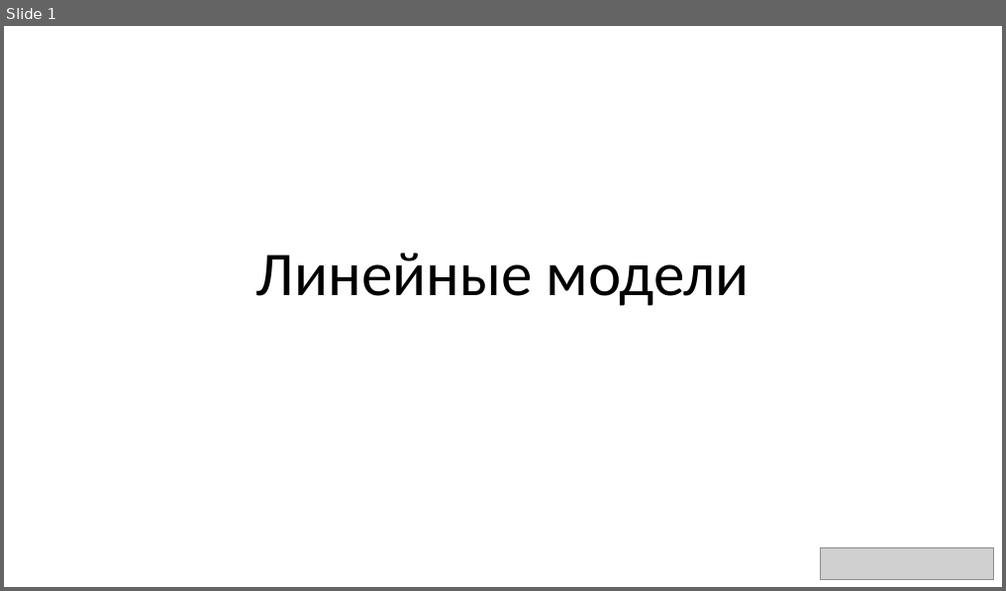
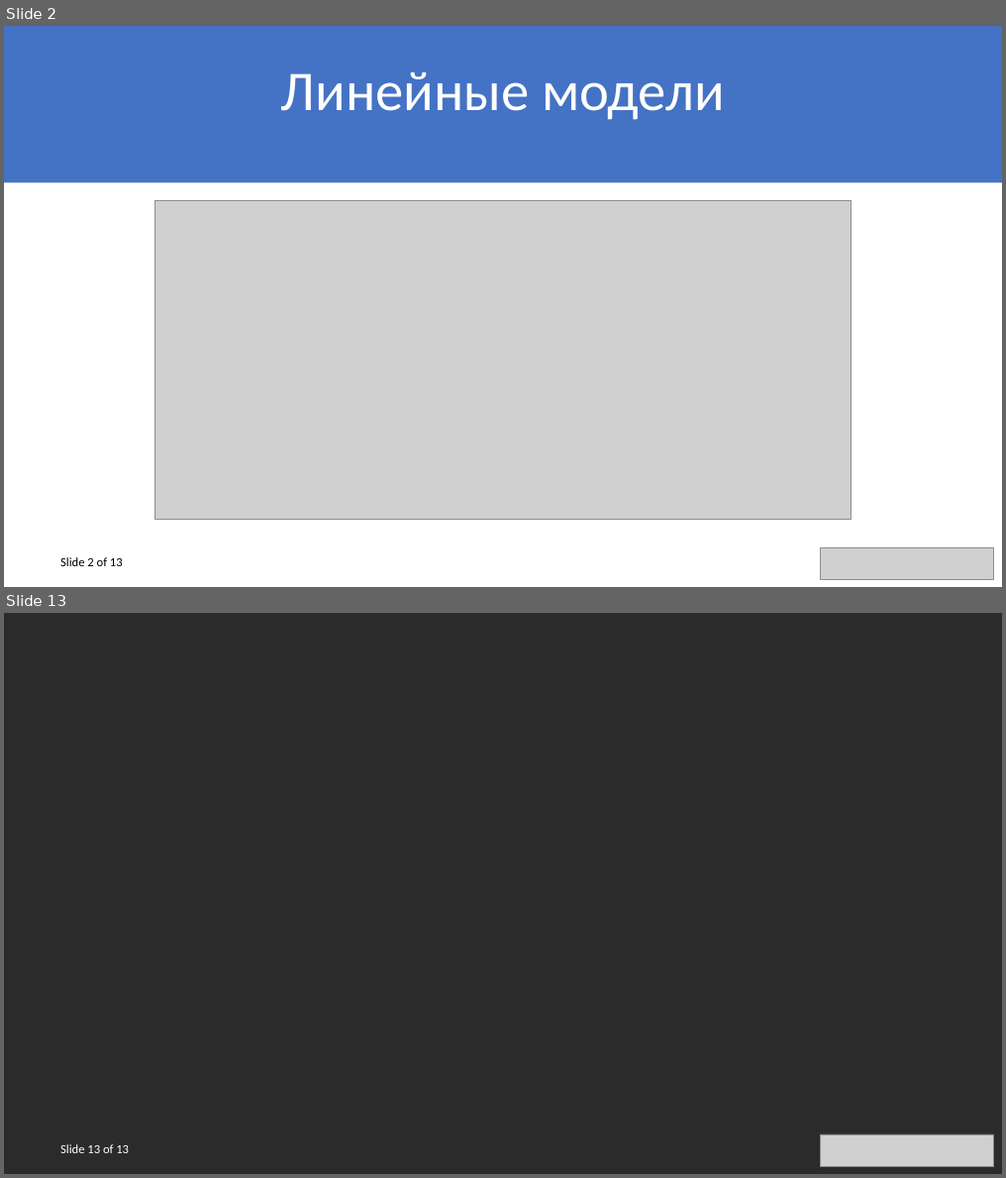
Before and after one commit to Strikoder/Mathmode_UNI_, a slide deck: presentation/Linear models.pptx. Shown one above the other, each under a label of ours: slide 1 before the commit, slides 2 and 13 after it; the slides between them are not shown. The pictures are 1006x591 and 1006x1178 pixels, drawn with LibreOffice and Linux fonts; fonts in the diff are those of the drawing; grey boxes stand for pictures; background and template pictures are left out; a plain dark background stands for a picture behind light text. Boxes give left, top, right and bottom in pixels: in the first picture for what was removed or moved away, otherwise in the second. Text is boxed around its words. In the diff, an @@ line names an element or a change of style, - is before the commit and + after.

```diff
--- a/presentation/Linear models.pptx
+++ b/presentation/Linear models.pptx
@@ slide 13 added at [4, 613, 1002, 1174], background picture (left out) @@
@@ text added at [60, 1145, 129, 1154], 12 pt, text #FFFFFF @@
+Slide 13 of 13
@@ picture added at [820, 1135, 994, 1166] @@
@@ what was slide 1 is now slide 2 @@
@@ slide 2 changed as well @@
@@ rectangle added at [4, 26, 1002, 182], fill #4472C4 @@
@@ title "Линейные модели": place and size @@
-title "Линейные модели" at [256, 253, 749, 306]
+title "Линейные модели" at [281, 72, 725, 120]
@@ title "Линейные модели" at [281, 72, 725, 120]: size 60 to 54 pt, text colour #000000 to #FFFFFF @@
@@ picture added at [155, 201, 851, 520] @@
@@ text added at [60, 558, 123, 567], 12 pt, text #000000 @@
+Slide 2 of 13
```
Also in this commit, not shown: 11 other slides added, 19 slides removed, 4 other files.
